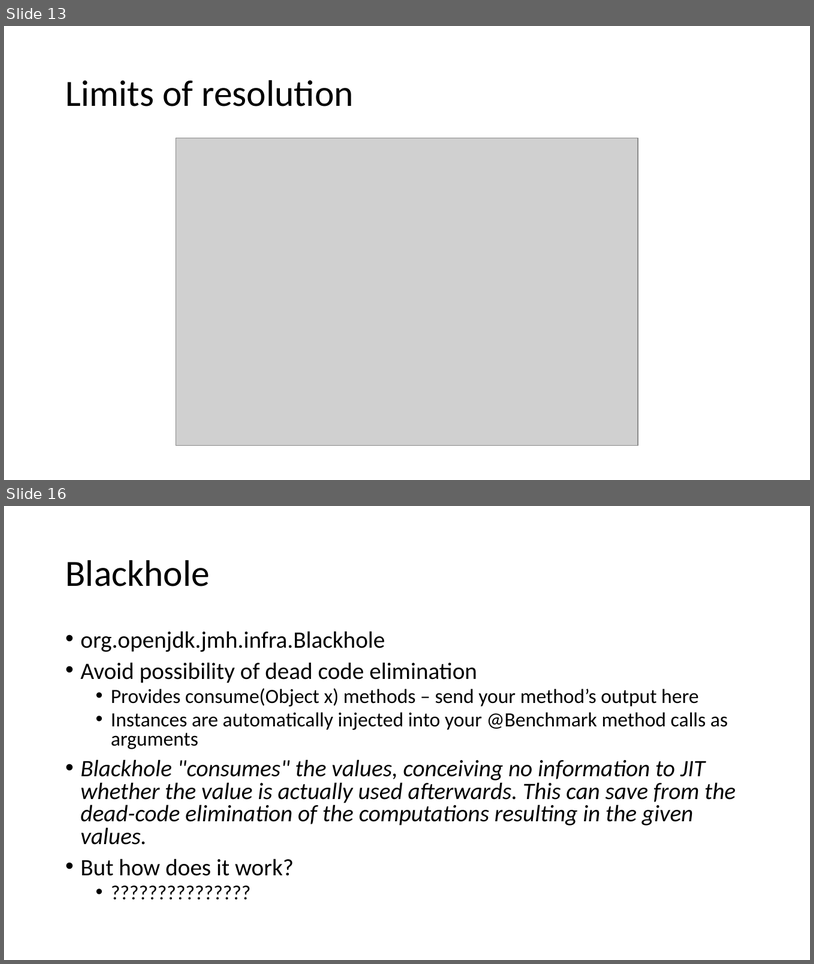
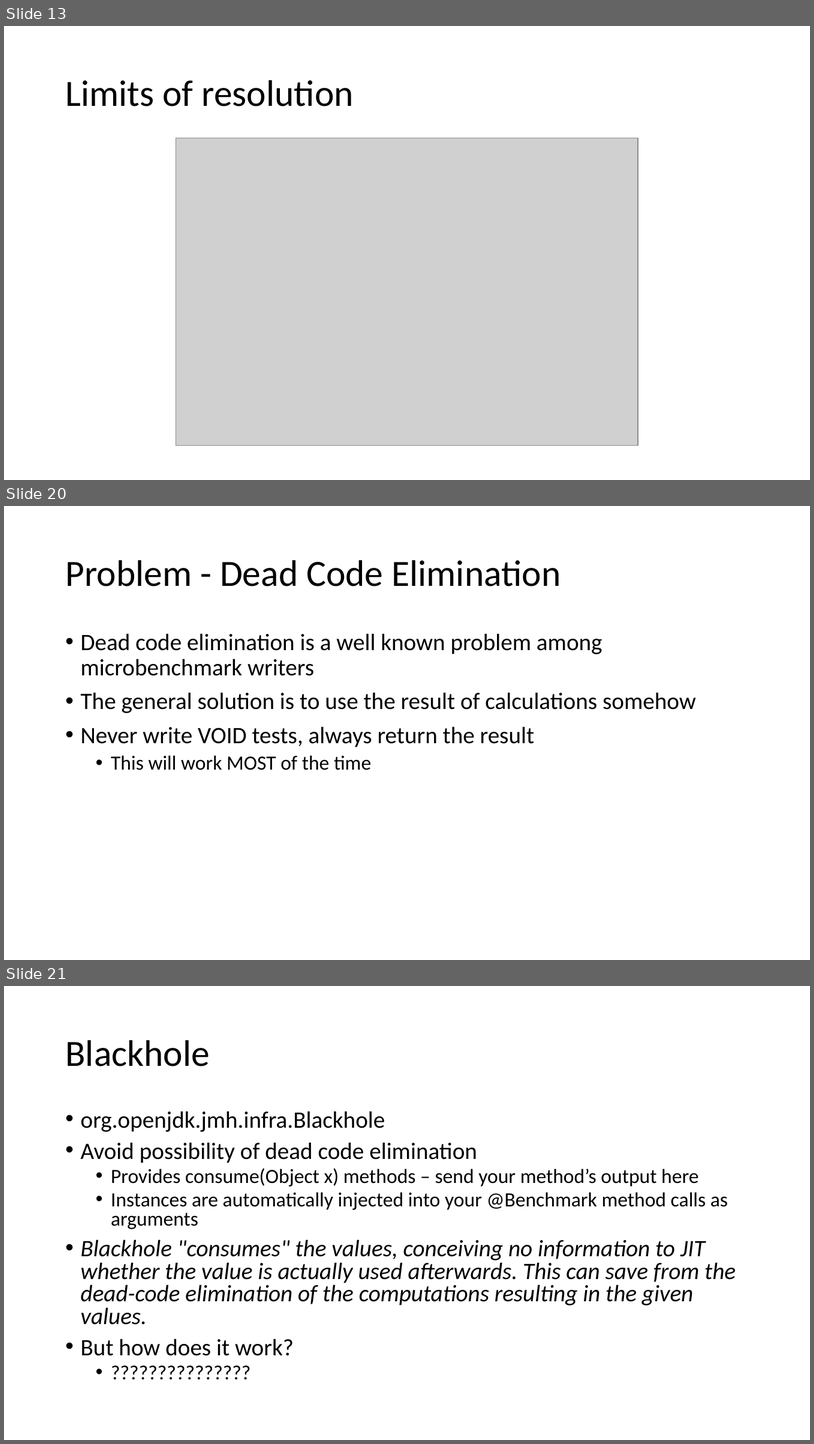
Before and after one commit to tresat/JMH-Presentation, a slide deck: doc/slides.pptx. Shown one above the other, each under a label of ours: slides 13 and 16 before the commit, slides 13, 20 and 21 after it; the slides between them are not shown. The pictures are 814x964 and 814x1444 pixels, drawn with LibreOffice and Linux fonts; fonts in the diff are those of the drawing; grey boxes stand for pictures. Boxes give left, top, right and bottom in pixels: in the first picture for what was removed or moved away, otherwise in the second. Text is boxed around its words. In the diff, an @@ line names an element or a change of style, - is before the commit and + after.

```diff
--- a/doc/slides.pptx
+++ b/doc/slides.pptx
@@ slide 20 added at (4,506,810,960), background #FFFFFF @@
@@ title added at (65,560,561,586), 44 pt, text #000000 @@
+Problem - Dead Code Elimination
@@ text added at (81,633,696,770), 28 pt, text #000000 @@
+• Dead code elimination is a well known problem among microbenchmark writers
+• The general solution is to use the result of calculations somehow
+• Never write VOID tests, always return the result
+  • This will work MOST of the time
@@ what was slide 16 is now slide 21 @@
```
Also in this commit, not shown: 1 slide changed, 10 other slides added, 1 slide removed, 15 other files.
